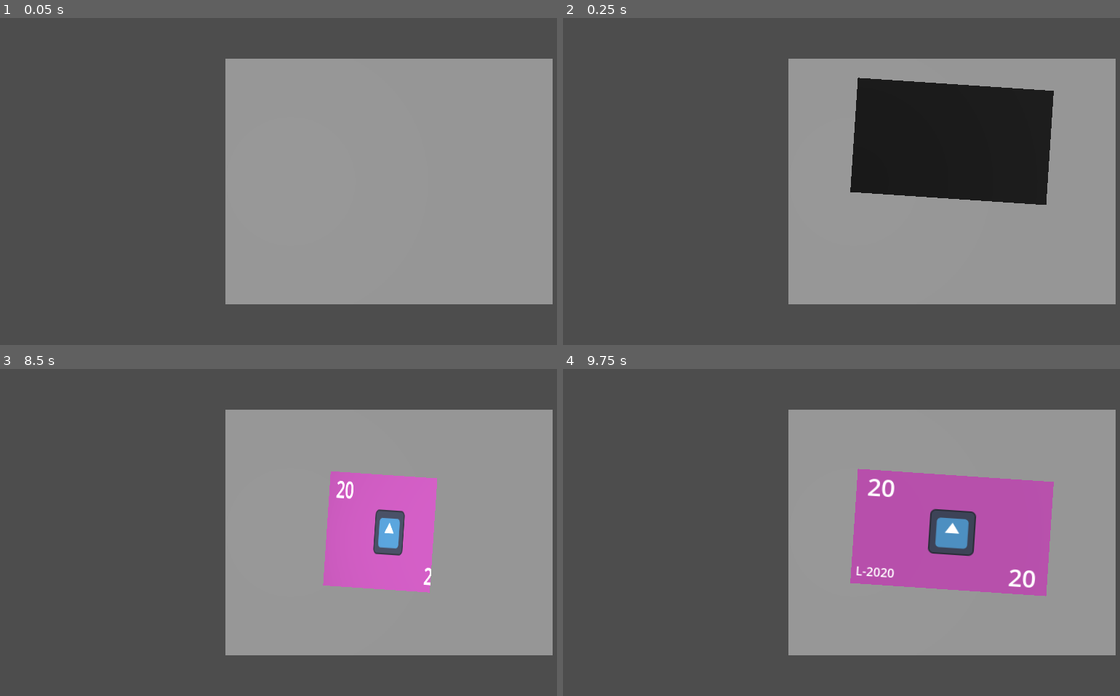
Above: before the commit, frames 1-4 (two rows, left to right).
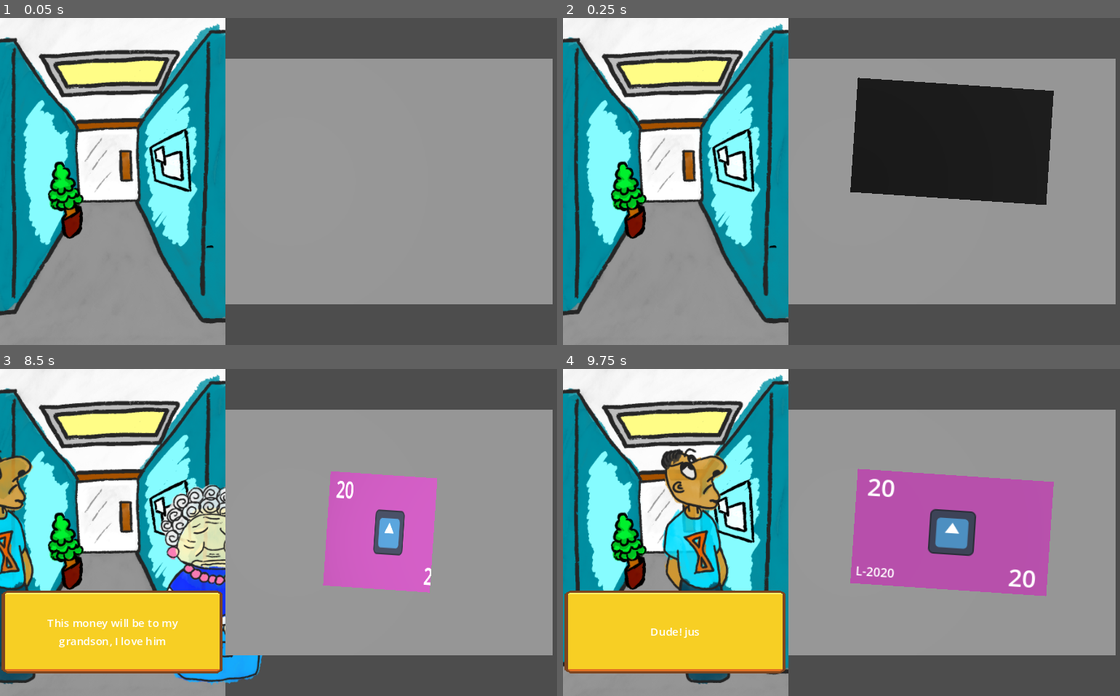
Above: after the commit, the same moments.

Repository: KaitoGameDev/brackeys-gj-2026-2
Game: Godot game, scene res://source/main.tscn
Two runs of this game, one before a commit and one after it. Both use one fixed random seed, a clock stepped at 60 frames per second and the inputs below. The engine's default icon, where the game draws it, is replaced by a stand-in: a white triangle on a blue panel in a dark square.
Inputs (mouse positions are in pixels of both pictures, inside the frame that each line leads up to):
- Up to frame 1 (0.05 s): no input
- Up to frame 2 (0.25 s): no input
- Up to frame 3 (8.5 s): move the mouse to (417, 516) at 0.52 s; click (417, 516) at 0.67 s; move the mouse to (172, 548) at 1.27 s; click (172, 548) at 1.42 s; move the mouse to (350, 460) at 2.02 s; click (350, 460) at 2.17 s; move the mouse to (261, 597) at 2.77 s; click (261, 597) at 2.92 s; move the mouse to (467, 581) at 3.52 s; click (467, 581) at 3.67 s; move the mouse to (116, 483) at 4.27 s; click (116, 483) at 4.42 s; move the mouse to (317, 532) at 5.02 s; click (317, 532) at 5.17 s; move the mouse to (206, 450) at 5.77 s; click (206, 450) at 5.92 s; move the mouse to (417, 516) at 6.52 s; click (417, 516) at 6.67 s; move the mouse to (172, 548) at 7.27 s; click (172, 548) at 7.42 s; move the mouse to (350, 460) at 8.02 s; click (350, 460) at 8.17 s
- Up to frame 4 (9.75 s): move the mouse to (824, 597) at 8.77 s; click (824, 597) at 8.92 s; move the mouse to (1030, 581) at 9.52 s; click (1030, 581) at 9.67 s

The runs differ from the first frame. In frame 1, 40% of the frame differs, in the area x 0-41%, y 0-100%; in frame 2, 40%; in frame 3, 40%, in the area x 0-48%, y 0-100%; in frame 4, 40%.

Commit message:
create basic dialog system, add bg and client spawner

Diff:
--- a/resources/clients/ulises.tres
+++ b/resources/clients/ulises.tres
@@ -7,5 +7,5 @@
 script = ExtResource("1_hh6rl")
 name = "Ulises"
 texture = ExtResource("2_nkqfc")
-lines = Array[String](["Let's do this fast", "Do not waste my time", "Dude! just save this", "C'mon! just take my money", "What is taking too long"])
+lines = Array[String](["Let's do this fast", "Do not waste my time", "Dude! just save this", "C'mon! just take my money", "Why is taking too long"])
 metadata/_custom_type_script = "uid://cdgknd6qunwba"
--- /dev/null
+++ b/source/clients/client.gd
@@ -0,0 +1,31 @@
+class_name Client extends Sprite3D
+
+@export var client_resource: ClientResource
+
+@onready var dialog: Dialog = $Dialog
+
+signal finished_transition
+
+var stage: int = 0
+
+func setup(resource: ClientResource) -> void:
+	client_resource = resource
+
+func move_to(target_position: Vector3, is_end_position: bool = false) -> void:
+	stage += 1
+	var tween: Tween = create_tween()
+	tween.set_parallel(true)
+	tween.tween_property(self, "global_position:x", target_position.x, 1.2)
+	tween.tween_property(self, "position:z", position.z + 0.1, 0.1)
+	tween.finished.connect(
+		func():
+			if is_end_position:
+				finished_transition.emit()
+			if stage == 1:
+				dialog.set_text(client_resource.lines.pick_random())
+				dialog.start_dialog()
+	)
+
+func _ready() -> void:
+	if client_resource:
+		texture = client_resource.texture
--- a/source/clients/client.tscn
+++ b/source/clients/client.tscn
@@ -1,8 +1,15 @@
 [gd_scene format=3 uid="uid://bdxefne37rpw2"]
 
 [ext_resource type="Texture2D" uid="uid://pepi5boiwf85" path="res://assets/characters/Ulises.png" id="1_iy4jk"]
+[ext_resource type="Script" uid="uid://beikrpvkhepc1" path="res://source/clients/client.gd" id="2_50b80"]
+[ext_resource type="PackedScene" uid="uid://dp5xlgruqvtqk" path="res://source/dialog_system/dialog.tscn" id="3_eiho7"]
 
 [node name="Client" type="Sprite3D" unique_id=1809174983]
 transform = Transform3D(0.1, 0, 0, 0, 0.1, 0, 0, 0, 0.1, 0, 0, 0)
 billboard = 1
 texture = ExtResource("1_iy4jk")
+script = ExtResource("2_50b80")
+
+[node name="Dialog" parent="." unique_id=772810524 instance=ExtResource("3_eiho7")]
+anchor_top = 0.67777777
+anchor_bottom = 0.9305556
--- a/source/clients/client_spawner.gd
+++ b/source/clients/client_spawner.gd
@@ -1,4 +1,38 @@
 class_name ClientSpawner extends Node3D
 
 var client_scene: PackedScene = preload("res://source/clients/client.tscn")
-var client_resources: Array[ClientResource]
+
+@export var client_resources: Array[ClientResource]
+
+@onready var origin: Marker3D = $Origin
+@onready var end: Marker3D = $End
+
+var current_client: Client
+var count: int = 0
+
+func _ready() -> void:
+	get_tree().create_timer(2.0).timeout.connect(spawn_client)
+	get_tree().create_timer(8.0).timeout.connect(spawn_client)
+	get_tree().create_timer(16.0).timeout.connect(spawn_client)
+
+func spawn_client() -> void:
+	var next_client: Client = client_scene.instantiate()
+	var resource : ClientResource = client_resources[count]
+	count += 1
+	next_client.setup(resource)
+	add_sibling(next_client)
+	next_client.global_position = origin.global_position
+
+	if current_client:
+		current_client.move_to(end.global_position, true)
+	else:
+		current_client = next_client
+
+	current_client.finished_transition.connect(
+		func():
+			current_client.queue_free.call_deferred()
+			current_client = next_client
+	)
+
+	if next_client:
+		next_client.move_to(global_position)
--- a/source/clients/client_spawner.tscn
+++ b/source/clients/client_spawner.tscn
@@ -4,3 +4,9 @@
 
 [node name="ClientSpawner" type="Node3D" unique_id=142628562]
 script = ExtResource("1_ldih6")
+
+[node name="Origin" type="Marker3D" parent="." unique_id=1756742981]
+transform = Transform3D(1, 0, 0, 0, 1, 0, 0, 0, 1, -1.3799281, 0, 0)
+
+[node name="End" type="Marker3D" parent="." unique_id=784233869]
+transform = Transform3D(1, 0, 0, 0, 1, 0, 0, 0, 1, 1.2772613, 0, 0)
--- /dev/null
+++ b/source/clients/events/on_client_entered.gd
@@ -0,0 +1 @@
+class_name OnClientEntered
--- /dev/null
+++ b/source/clients/events/on_client_exited.gd
@@ -0,0 +1 @@
+class_name OnClientExited
--- /dev/null
+++ b/source/dialog_system/dialog.gd
@@ -0,0 +1,20 @@
+class_name Dialog extends Control
+
+@onready var message: Label = $Text
+
+var _text: String = ""
+
+func set_text(txt: String) -> void:
+	_text = txt
+
+func start_dialog() -> void:
+	visible = true
+
+	for c in _text:
+		message.text += c
+		await get_tree().create_timer(0.06).timeout
+
+func disable() -> void:
+	visible = false
+	_text = ""
+	message.text = ""
--- /dev/null
+++ b/source/dialog_system/dialog.tscn
@@ -0,0 +1,42 @@
+[gd_scene format=3 uid="uid://dp5xlgruqvtqk"]
+
+[ext_resource type="Script" uid="uid://b8y1r3ccweh1o" path="res://source/dialog_system/dialog.gd" id="1_lj16x"]
+[ext_resource type="Texture2D" uid="uid://cp3wgloakks2f" path="res://assets/UI/pop up window.png" id="1_ydr1h"]
+
+[node name="Dialog" type="Control" unique_id=772810524]
+layout_mode = 3
+anchor_left = 0.003125
+anchor_right = 0.3828125
+anchor_bottom = 0.25277779
+script = ExtResource("1_lj16x")
+metadata/_edit_use_anchors_ = true
+metadata/_edit_vertical_guides_ = [245.0]
+metadata/_edit_horizontal_guides_ = [360.0]
+
+[node name="Panel" type="NinePatchRect" parent="." unique_id=2026693320]
+texture_filter = 1
+layout_mode = 1
+anchors_preset = 15
+anchor_right = 1.0
+anchor_bottom = 1.0
+grow_horizontal = 2
+grow_vertical = 2
+texture = ExtResource("1_ydr1h")
+patch_margin_left = 1
+patch_margin_top = 1
+patch_margin_right = 1
+patch_margin_bottom = 1
+
+[node name="Text" type="Label" parent="." unique_id=564640493]
+custom_maximum_size = Vector2(200, 100)
+layout_mode = 1
+anchors_preset = 15
+anchor_right = 1.0
+anchor_bottom = 1.0
+grow_horizontal = 2
+grow_vertical = 2
+theme_override_font_sizes/font_size = 12
+horizontal_alignment = 1
+vertical_alignment = 1
+autowrap_mode = 3
+max_lines_visible = 4
--- a/source/main.tscn
+++ b/source/main.tscn
@@ -1,7 +1,12 @@
 [gd_scene format=3 uid="uid://bykcclwelh4p1"]
 
 [ext_resource type="Script" uid="uid://dsp5hhamtrmop" path="res://source/money_swipe/money_swipe_controller.gd" id="1_kaxhg"]
-[ext_resource type="PackedScene" uid="uid://bdxefne37rpw2" path="res://source/clients/client.tscn" id="2_62cc7"]
+[ext_resource type="PackedScene" uid="uid://cgphrv0vs5qic" path="res://source/clients/client_spawner.tscn" id="2_62cc7"]
+[ext_resource type="Script" uid="uid://cdgknd6qunwba" path="res://source/clients/client_resource.gd" id="3_s8x7u"]
+[ext_resource type="Resource" uid="uid://me8molp66ws5" path="res://resources/clients/gramma.tres" id="4_4naa1"]
+[ext_resource type="Resource" uid="uid://ymrln18bsxm4" path="res://resources/clients/ulises.tres" id="5_1elff"]
+[ext_resource type="Resource" uid="uid://n4vjcmdxhncl" path="res://resources/clients/chuck.tres" id="6_2uit2"]
+[ext_resource type="Texture2D" uid="uid://d2pvvijie7tql" path="res://assets/Bank.png" id="7_4naa1"]
 
 [sub_resource type="BoxMesh" id="BoxMesh_8heyh"]
 
@@ -67,7 +72,12 @@
 mesh = SubResource("BoxMesh_8heyh")
 
 [node name="DeskContainer" type="Node3D" parent="." unique_id=1004945751]
-transform = Transform3D(1, 0, 0, 0, 1, 0, 0, 0, 1, -1.6144667, 0, 0)
+transform = Transform3D(1, 0, 0, 0, 1, 0, 0, 0, 1, -1.6144667, -0.58776855, 0)
 
-[node name="Client" parent="DeskContainer" unique_id=1809174983 instance=ExtResource("2_62cc7")]
-transform = Transform3D(0.1, 0, 0, 0, 0.1, 0, 0, 0, 0.1, -1.5145016, 0, 0)
+[node name="ClientSpawner" parent="DeskContainer" unique_id=142628562 instance=ExtResource("2_62cc7")]
+client_resources = Array[ExtResource("3_s8x7u")]([ExtResource("4_4naa1"), ExtResource("5_1elff"), ExtResource("6_2uit2")])
+
+[node name="BankBg" type="Sprite3D" parent="DeskContainer" unique_id=1125830694]
+transform = Transform3D(0.19, 0, 0, 0, 0.19, 0, 0, 0, 0.19, -0.09362602, -10, 0)
+billboard = 1
+texture = ExtResource("7_4naa1")
Binary file added: assets/Bank.png
Not shown, added: assets/Bank.png.import
Binary file added: assets/UI/pop up window.png
Not shown, added: assets/UI/pop up window.png.import
Not shown, added: source/clients/client.gd.uid
Not shown, added: source/clients/events/on_client_entered.gd.uid
Not shown, added: source/clients/events/on_client_exited.gd.uid
Not shown, added: source/dialog_system/dialog.gd.uid
